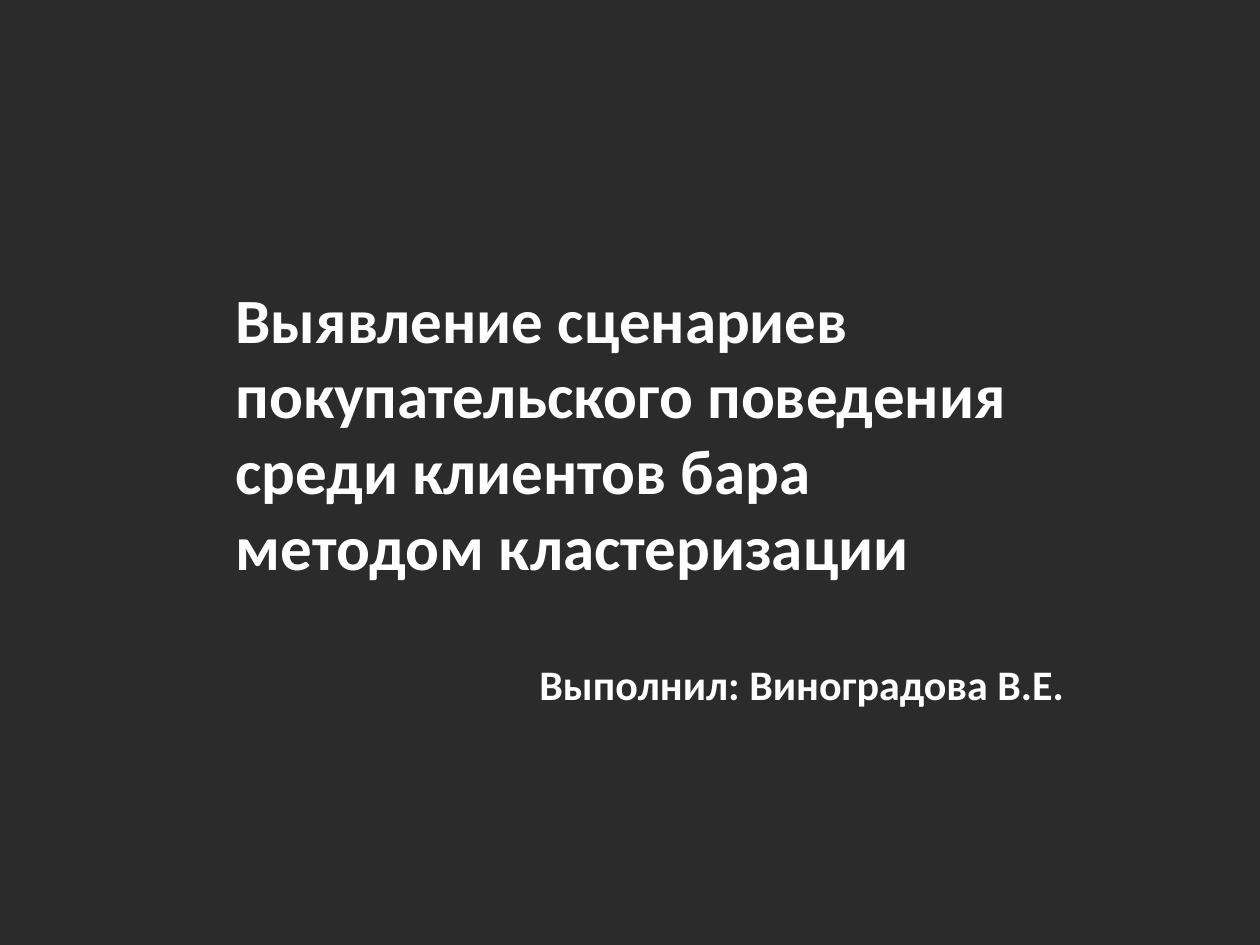
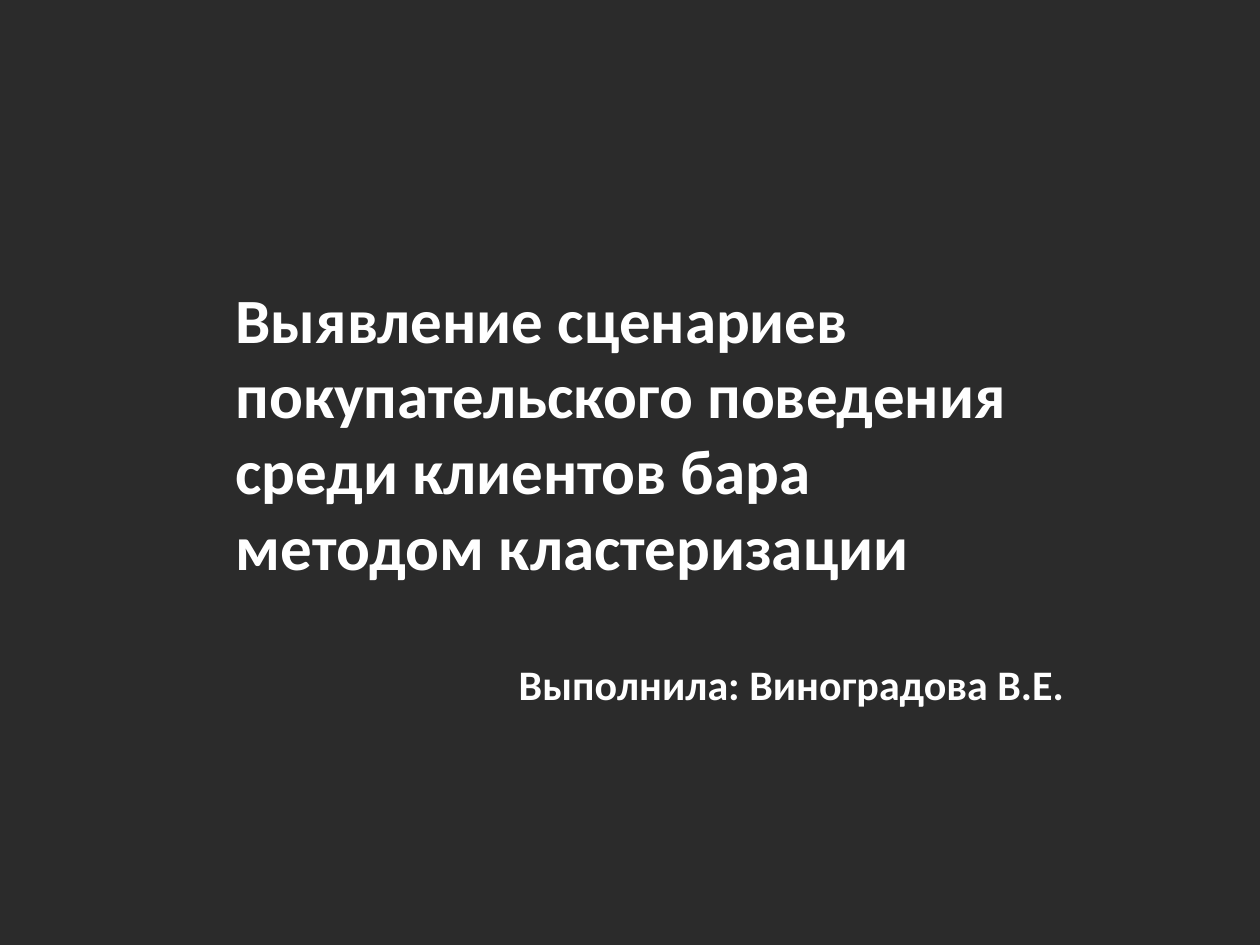
Before and after one commit to Viktoriia2020/Viktoriia, a slide deck: slide 1 of Презентация проекта.pptx. Drawn at 1260x945 pixels with LibreOffice and Linux fonts; fonts in the diff are those of the drawing; background and template pictures are left out; a plain dark background stands for a picture behind light text. Boxes give left, top, right and bottom in pixels: in the first picture for what was removed or moved away, otherwise in the second. Text is boxed around its words. In the diff, an @@ line names an element or a change of style, - is before the commit and + after.

```diff
--- a/Презентация проекта.pptx
+++ b/Презентация проекта.pptx
@@ text at [519,672,1063,707]: text changed @@
-Выполнил: Виноградова В.Е.
+Выполнила: Виноградова В.Е.
```
Also in this commit, not shown: 2 other slides changed, 1 slide added, 3 other files.
